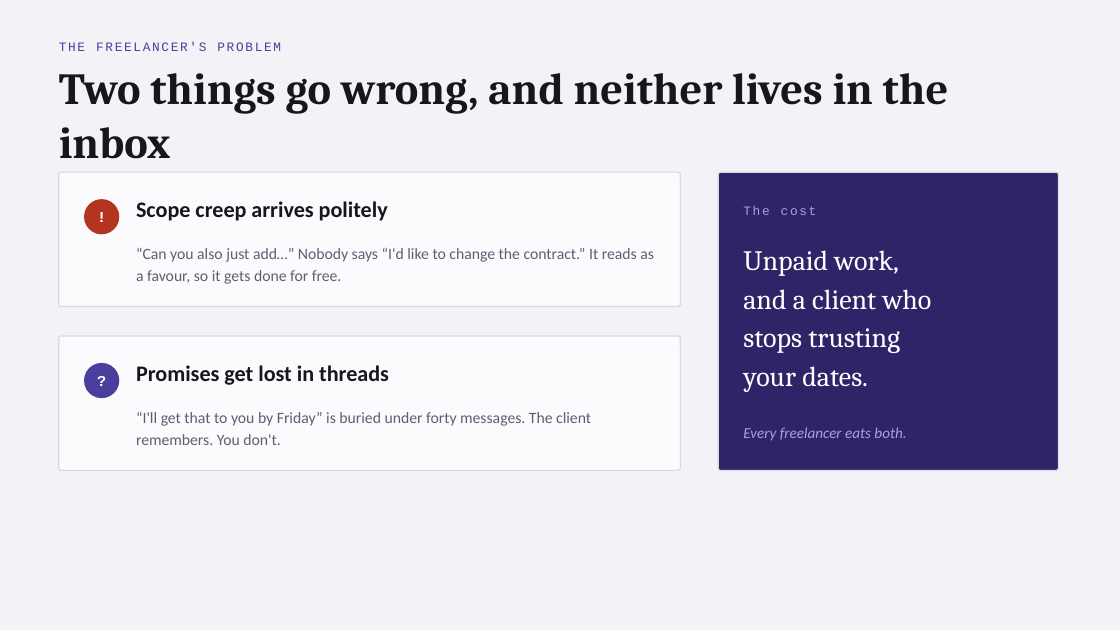
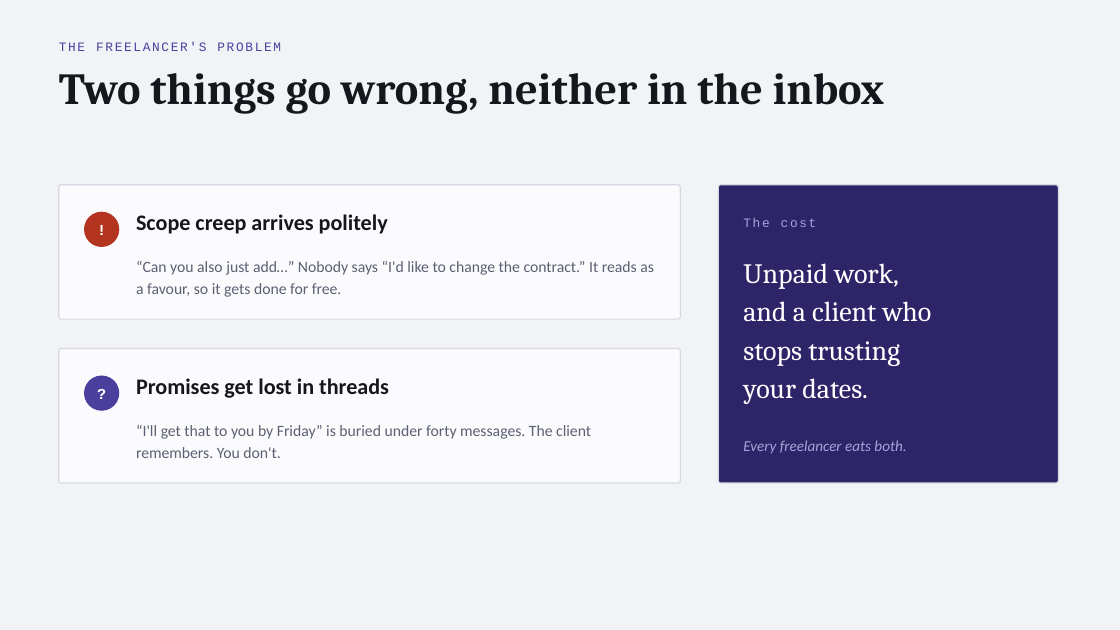
Before and after one commit to AMREESHAYS/chief-of-staff, a slide deck: slide 2 of deck/chief-of-staff.pptx. Drawn at 1120x630 pixels with LibreOffice and Linux fonts; fonts in the diff are those of the drawing. Boxes give left, top, right and bottom in pixels: in the first picture for what was removed or moved away, otherwise in the second. Text is boxed around its words. In the diff, an @@ line names an element or a change of style, - is before the commit and + after.

```diff
--- a/deck/chief-of-staff.pptx
+++ b/deck/chief-of-staff.pptx
@@ text at (59, 73, 885, 114): text changed @@
-Two things go wrong, and neither lives in the inbox
+Two things go wrong, neither in the inbox
@@ 9 texts, 3 rounded rectangles, 2 ellipses: place and size @@
-9 texts, 3 rounded rectangles, 2 ellipses at (59, 172, 1059, 471)
+9 texts, 3 rounded rectangles, 2 ellipses at (59, 185, 1059, 483)
```
Also in this commit, not shown: 7 other slides changed, 1 other file.
